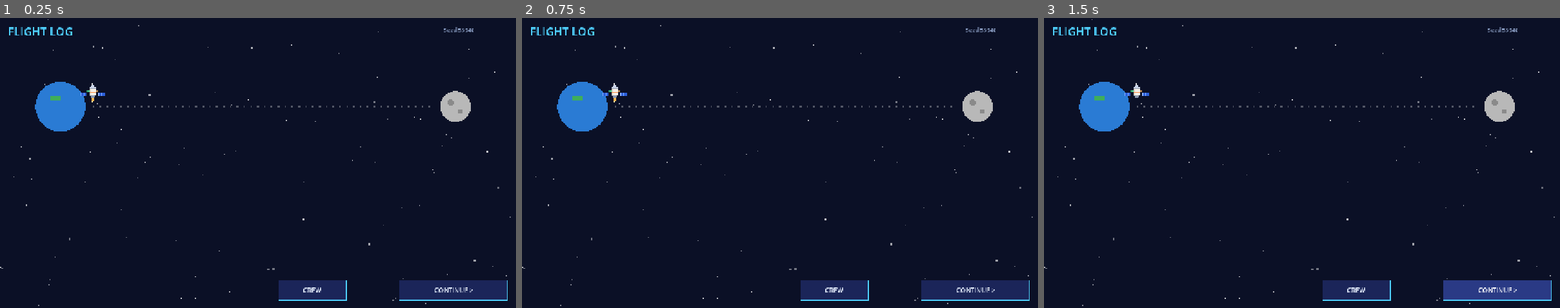
Above: before the commit, frames 1-3 (left to right).
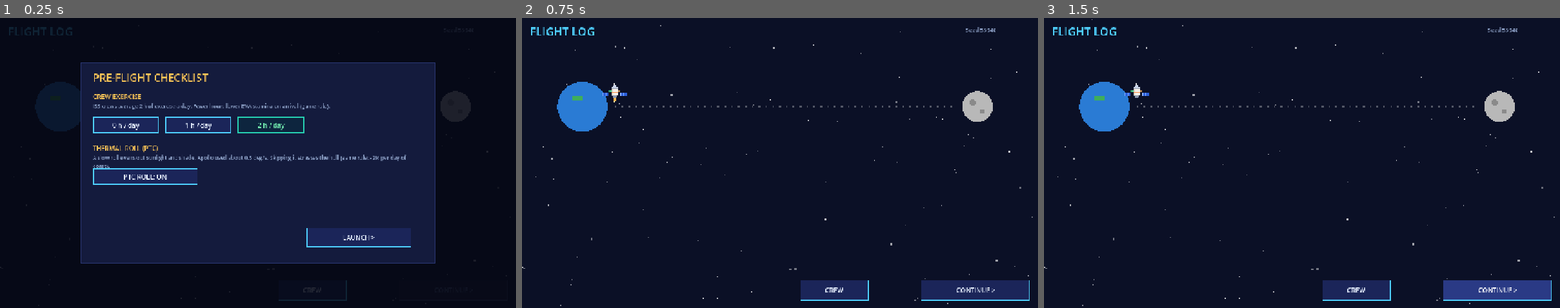
Above: after the commit, the same moments.

Repository: naphatfourt53-crypto/OG-frontier
Game: Godot game, scene res://scenes/flight.tscn
The game is run twice, just before and just after one commit, with the same random seed, the same clock (stepped at 60 frames per second) and the same inputs. This scene is started directly instead of the project's main scene. Sound files missing from this copy of the repository are replaced by a short silence.
Inputs (mouse positions are in pixels of both pictures, inside the frame that each line leads up to):
- Up to frame 1 (0.25 s): no input
- Up to frame 2 (0.75 s): click (883, 238) at 0.5 s, where only the run after the commit has a clickable "LAUNCH >"
- Up to frame 3 (1.5 s): click "CONTINUE >" at 1.25 s

The runs differ from the first frame. In frame 1, 11% of the frame differs, in the area x 0-99%, y 0-100%; in frame 2, nothing differs; in frame 3, nothing differs.
Error before the commit: Invalid access to property or key 'step' on a base object of type 'Dictionary'. (res://scripts/flight.gd:54)
Error after the commit: Invalid access to property or key 'day' on a base object of type 'Dictionary'. (res://scripts/flight.gd:284)

Commit message:
feat(flight): T17 nav/burn/roll/schedule screens + mars comms timer
- pre-flight checklist on a fresh run: crew exercise hours (0/1/2) and
  the PTC thermal roll toggle, both backed by GameState setters
- nav sighting minigame: drifting target, hold cursor inside for the
  6 s window; accuracy shrinks the midcourse dv error
- midcourse burn: hold SPACE/mouse for the 3 s nominal burn; releasing
  early or overshooting leaves a dv penalty for the next leg
- tag lines: Real basis Apollo 11 / Game rule on every activity screen
- Mars-class missions get a delayed-comms countdown on events; timeout
  auto-picks choice 0 with a note
- morale-gated choices render disabled with 'needs crew morale'
- screenshots 19-21 for the new overlays (21 shots total)

Diff:
--- a/scripts/flight.gd
+++ b/scripts/flight.gd
@@ -7,6 +7,7 @@
 var crew_btn: Button
 var event_box: Control
 var crew_box: Control
+var activity_box: Control
 var hud: Control
 var ship_t: float = 0.0
 var ship_target: float = 0.0
@@ -15,6 +16,25 @@
 var launch_anim: float = 1.2
 var event_open: bool = false
 var crew_msg: String = "Choose one activity. Each one spends a full day of supplies."
+# T17 in-transit activities
+var nav_active: bool = false
+var nav_elapsed: float = 0.0
+var nav_inside: float = 0.0
+var nav_center: Vector2 = Vector2(640, 300)
+var nav_dot: ColorRect
+var nav_bar: ColorRect
+var nav_status: Label
+var burn_active: bool = false
+var burn_held: float = 0.0
+var burn_was_holding: bool = false
+var burn_bar: ColorRect
+var burn_status: Label
+var launch_open: bool = false
+var comms_left: float = -1.0
+var comms_timed_out: bool = false
+var comms_label: Label
+
+const NAV_RADIUS := 48.0
 
 func build() -> void:
 	star_seed = 51
@@ -37,6 +57,11 @@
 	crew_box.mouse_filter = Control.MOUSE_FILTER_IGNORE
 	crew_box.visible = false
 	add_child(crew_box)
+	activity_box = Control.new()
+	activity_box.size = Vector2(1280, 720)
+	activity_box.mouse_filter = Control.MOUSE_FILTER_IGNORE
+	activity_box.visible = false
+	add_child(activity_box)
 	Pix.lbl(ui, "FLIGHT LOG", Vector2(20, 14), Vector2(500, 36), 28, Pix.EDGE)
 	Pix.lbl(ui, "Seed %d" % GameState.seed_value, Vector2(1100, 20), Vector2(160, 24), 14, Pix.DIM)
 	log_label = Pix.lbl(ui, "", Vector2(20, 330), Vector2(1240, 300), 15, Pix.TEXT)
@@ -47,17 +72,15 @@
 	ship_t = ship_target
 	update_hud()
 	show_log()
-	if int(GameState.run.get("step", 0)) == 0:
+	if int(GameState.run.get("plan_i", 0)) == 0:
 		Sfx.play("launch")
+		open_schedule()
 
 func set_progress() -> void:
-	var s: int = int(GameState.run["step"])
-	if s <= 5:
-		ship_target = float(s) / 5.0
-	elif s <= 8:
-		ship_target = 1.0
-	else:
-		ship_target = 1.0 - float(s - 8) / 4.0
+	var plan: Array = GameState.run.get("plan", [])
+	if plan.is_empty():
+		return
+	ship_target = clampf(float(GameState.run.get("plan_i", 0)) / float(plan.size()), 0.0, 1.0)
 
 func _process(delta: float) -> void:
 	ship_t = move_toward(ship_t, ship_target, delta * 0.35)
@@ -67,7 +90,175 @@
 		position = Vector2(randf_range(-shake, shake), randf_range(-shake, shake))
 	elif position != Vector2.ZERO:
 		position = Vector2.ZERO
+	if nav_active:
+		_process_nav(delta)
+	if burn_active:
+		_process_burn(delta)
+	if comms_left >= 0.0:
+		_process_comms(delta)
 	queue_redraw()
+
+# ---------- T17 in-transit activities ----------
+
+func _process_nav(delta: float) -> void:
+	nav_elapsed += delta
+	nav_center = Vector2(640.0 + sin(nav_elapsed * 2.1) * 120.0, 300.0 + cos(nav_elapsed * 1.7) * 70.0)
+	if get_global_mouse_position().distance_to(nav_center) < NAV_RADIUS:
+		nav_inside += delta
+	var win := float(GameState.activities()["game"]["transit"]["nav_sighting"]["window_s"])
+	nav_dot.position = nav_center - Vector2(NAV_RADIUS, NAV_RADIUS)
+	nav_bar.size.x = 560.0 * clampf(nav_elapsed / win, 0.0, 1.0)
+	nav_status.text = "Keep the cursor inside the circle.  %.1f / %.0f s" % [minf(nav_elapsed, win), win]
+	if nav_elapsed >= win:
+		nav_active = false
+		var acc := nav_inside / maxf(nav_elapsed, 0.001)
+		_show_activity_result("NAVIGATION SIGHTING", GameState.resolve_nav(acc))
+
+func _process_burn(delta: float) -> void:
+	var holding := Input.is_key_pressed(KEY_SPACE) or Input.is_mouse_button_pressed(MOUSE_BUTTON_LEFT)
+	var hold_s := float(GameState.activities()["game"]["transit"]["midcourse_correction"]["burn_hold_s"])
+	if holding:
+		burn_held += delta
+	burn_bar.size.x = 560.0 * clampf(burn_held / hold_s, 0.0, 1.0)
+	burn_status.text = "Hold SPACE or the mouse button.  %.1f / %.0f s" % [minf(burn_held, hold_s), hold_s]
+	if burn_held >= hold_s:
+		_finish_burn()
+	elif burn_was_holding and not holding and burn_held > 0.0:
+		# Released early: the correction is cut short and the next burn pays for it.
+		_finish_burn()
+	burn_was_holding = holding
+
+func _finish_burn() -> void:
+	burn_active = false
+	var hold_s := float(GameState.activities()["game"]["transit"]["midcourse_correction"]["burn_hold_s"])
+	var frac := clampf(burn_held / hold_s, 0.0, 1.2)
+	_show_activity_result("MIDCOURSE BURN", GameState.resolve_burn(frac))
+
+func _process_comms(delta: float) -> void:
+	comms_left -= delta
+	if comms_label != null:
+		comms_label.text = "Mission control reply in %.0f s - choose before it arrives." % maxf(0.0, comms_left)
+	if comms_left <= 0.0:
+		comms_left = -1.0
+		comms_timed_out = true
+		choose(0)
+
+func _dim_activity() -> void:
+	var dim := ColorRect.new()
+	dim.color = Color(0.02, 0.03, 0.08, 0.86)
+	dim.position = Vector2.ZERO
+	dim.size = Vector2(1280, 720)
+	dim.mouse_filter = Control.MOUSE_FILTER_STOP
+	activity_box.add_child(dim)
+
+func show_nav(idx: int) -> void:
+	event_open = true
+	cont_btn.disabled = true
+	nav_active = true
+	nav_elapsed = 0.0
+	nav_inside = 0.0
+	activity_box.visible = true
+	activity_box.mouse_filter = Control.MOUSE_FILTER_STOP
+	Pix.clear(activity_box)
+	_dim_activity()
+	Pix.panel(activity_box, Vector2(240, 110), Vector2(800, 480))
+	Pix.lbl(activity_box, "NAVIGATION SIGHTING  %d/2" % (idx + 1), Vector2(270, 130), Vector2(740, 36), 26, Pix.WARN)
+	Pix.lbl(activity_box, "Star sighting fixes the ship's position before the midcourse burn.",
+		Vector2(270, 172), Vector2(740, 24), 15, Pix.TEXT)
+	Pix.lbl(activity_box, "Real basis: Apollo 11 navigation sightings (about 6 h and 24 h into the coast). Game rule: 6 s window.",
+		Vector2(270, 200), Vector2(740, 20), 12, Pix.DIM)
+	nav_dot = ColorRect.new()
+	nav_dot.color = Color(0.5, 1.0, 0.8, 0.25)
+	nav_dot.size = Vector2(NAV_RADIUS * 2.0, NAV_RADIUS * 2.0)
+	nav_dot.mouse_filter = Control.MOUSE_FILTER_IGNORE
+	activity_box.add_child(nav_dot)
+	nav_bar = ColorRect.new()
+	nav_bar.color = Color("2a7bd4")
+	nav_bar.position = Vector2(270, 470)
+	nav_bar.size = Vector2(560, 14)
+	nav_bar.mouse_filter = Control.MOUSE_FILTER_IGNORE
+	activity_box.add_child(nav_bar)
+	nav_status = Pix.lbl(activity_box, "", Vector2(270, 496), Vector2(740, 24), 14, Pix.TEXT)
+
+func show_burn() -> void:
+	event_open = true
+	cont_btn.disabled = true
+	burn_active = true
+	burn_held = 0.0
+	burn_was_holding = false
+	activity_box.visible = true
+	activity_box.mouse_filter = Control.MOUSE_FILTER_STOP
+	Pix.clear(activity_box)
+	_dim_activity()
+	Pix.panel(activity_box, Vector2(240, 130), Vector2(800, 440))
+	Pix.lbl(activity_box, "MIDCOURSE BURN", Vector2(270, 150), Vector2(740, 36), 26, Pix.WARN)
+	Pix.lbl(activity_box, "Nominal correction: 6.37 m/s. Hold the button for the full burn - cutting it short leaves the next burn to make up the difference.",
+		Vector2(270, 192), Vector2(740, 44), 15, Pix.TEXT)
+	Pix.lbl(activity_box, "Real basis: Apollo 11 midcourse correction (20.9 ft/s). Game rule: 3 s hold.",
+		Vector2(270, 236), Vector2(740, 20), 12, Pix.DIM)
+	burn_bar = ColorRect.new()
+	burn_bar.color = Color("ff8a3d")
+	burn_bar.position = Vector2(270, 400)
+	burn_bar.size = Vector2(560, 16)
+	burn_bar.mouse_filter = Control.MOUSE_FILTER_IGNORE
+	activity_box.add_child(burn_bar)
+	burn_status = Pix.lbl(activity_box, "Hold SPACE or the mouse button.", Vector2(270, 430), Vector2(740, 26), 16, Pix.WARN)
+
+func open_schedule() -> void:
+	event_open = true
+	cont_btn.disabled = true
+	launch_open = true
+	activity_box.visible = true
+	activity_box.mouse_filter = Control.MOUSE_FILTER_STOP
+	_render_schedule()
+
+func _render_schedule() -> void:
+	Pix.clear(activity_box)
+	_dim_activity()
+	Pix.panel(activity_box, Vector2(200, 110), Vector2(880, 500))
+	Pix.lbl(activity_box, "PRE-FLIGHT CHECKLIST", Vector2(230, 130), Vector2(820, 36), 26, Pix.WARN)
+	Pix.lbl(activity_box, "CREW EXERCISE", Vector2(230, 184), Vector2(400, 24), 16, Pix.WARN)
+	Pix.lbl(activity_box, "ISS crews average 2 h of exercise a day. Fewer hours lower EVA stamina on arrival (game rule).",
+		Vector2(230, 210), Vector2(820, 30), 13, Pix.DIM)
+	for i in 3:
+		var h: int = i
+		var b := Pix.btn(activity_box, "%d h / day" % h, Vector2(230 + i * 180, 246), Vector2(164, 40), func(): _pick_exercise(h))
+		if int(GameState.run.get("exercise_hours", 2)) == h:
+			b.modulate = Color(0.5, 1.0, 0.7)
+	Pix.lbl(activity_box, "THERMAL ROLL (PTC)", Vector2(230, 312), Vector2(400, 24), 16, Pix.WARN)
+	Pix.lbl(activity_box, "A slow roll evens out sunlight and shade. Apollo used about 0.3 deg/s. Skipping it stresses the hull (game rule: -2% per day of coast).",
+		Vector2(230, 338), Vector2(820, 30), 13, Pix.DIM)
+	Pix.btn(activity_box, _roll_label(), Vector2(230, 374), Vector2(260, 40), func():
+		GameState.set_thermal_roll(not bool(GameState.run.get("roll_on", true)))
+		_render_schedule())
+	Pix.btn(activity_box, "LAUNCH >", Vector2(760, 520), Vector2(260, 50), close_activity)
+
+func _pick_exercise(h: int) -> void:
+	GameState.set_exercise_hours(h)
+	_render_schedule()
+
+func _roll_label() -> String:
+	return "PTC ROLL: ON" if bool(GameState.run.get("roll_on", true)) else "PTC ROLL: OFF"
+
+func _show_activity_result(title: String, text: String) -> void:
+	Pix.clear(activity_box)
+	_dim_activity()
+	Pix.panel(activity_box, Vector2(240, 160), Vector2(800, 360))
+	Pix.lbl(activity_box, title, Vector2(270, 176), Vector2(740, 36), 26, Pix.WARN)
+	Pix.lbl(activity_box, text, Vector2(270, 232), Vector2(740, 140), 17, Pix.TEXT)
+	Pix.btn(activity_box, "OK", Vector2(270, 400), Vector2(220, 50), close_activity)
+
+func close_activity() -> void:
+	nav_active = false
+	burn_active = false
+	launch_open = false
+	event_open = false
+	Pix.clear(activity_box)
+	activity_box.visible = false
+	activity_box.mouse_filter = Control.MOUSE_FILTER_IGNORE
+	cont_btn.disabled = false
+	update_hud()
+	show_log()
 
 func draw_extra() -> void:
 	# Earth (left) and Moon (right), dotted path, ship marker
@@ -122,6 +313,10 @@
 	match res["kind"]:
 		"explore":
 			go("explore")
+		"nav":
+			show_nav(int(res["idx"]))
+		"burn":
+			show_burn()
 		"event":
 			show_event(res["event"])
 		"end":
@@ -203,6 +398,8 @@
 func show_event(ev: Dictionary) -> void:
 	cont_btn.disabled = true
 	event_open = true
+	comms_timed_out = false
+	comms_left = -1.0
 	Pix.clear(event_box)
 	event_box.mouse_filter = Control.MOUSE_FILTER_STOP
 	_dim_event_box()
@@ -210,15 +407,26 @@
 	Pix.lbl(event_box, "! " + String(ev["title"]), Vector2(270, 145), Vector2(740, 36), 28, Pix.WARN)
 	var body := Pix.lbl(event_box, String(ev["text"]), Vector2(270, 195), Vector2(740, 80), 18, Pix.TEXT)
 	_type_in(body)
+	if String(GameState.mission(String(GameState.run["mission"])).get("class", "")) == "mars":
+		comms_left = float(GameState.activities()["game"]["transit"]["delayed_comms_event"]["decision_time_s"])
+		comms_label = Pix.lbl(event_box, "Mission control reply in %.0f s - choose before it arrives." % comms_left,
+			Vector2(270, 282), Vector2(740, 18), 13, Pix.WARN)
 	var i := 0
 	for ch in ev["choices"]:
 		var idx := i
-		Pix.btn(event_box, String(ch["label"]), Vector2(270, 300 + i * 70), Vector2(740, 56), func(): choose(idx))
+		var btn := Pix.btn(event_box, String(ch["label"]), Vector2(270, 300 + i * 70), Vector2(740, 56), func(): choose(idx))
+		if ch.has("min_morale") and int(GameState.run.get("morale", 0)) < int(ch["min_morale"]):
+			btn.disabled = true
+			btn.text += "  (needs crew morale)"
 		i += 1
 
 func choose(i: int) -> void:
+	comms_left = -1.0
 	var hull_before: float = float(GameState.run["hull"])
-	var result := GameState.apply_choice(i)
+	var result: String = GameState.apply_choice(i)
+	if comms_timed_out:
+		comms_timed_out = false
+		result += "  (no reply from Earth in time)"
 	if float(GameState.run["hull"]) < hull_before - 0.01:
 		shake = 12.0
 		Sfx.play("damage")
@@ -258,7 +466,8 @@
 	tw.tween_callback(func(): layer.queue_free())
 
 func _unhandled_input(event: InputEvent) -> void:
-	if event.is_action_pressed("ui_accept") and not cont_btn.disabled and not event_open:
+	if event.is_action_pressed("ui_accept") and not cont_btn.disabled and not event_open \
+			and not nav_active and not burn_active and not launch_open:
 		get_viewport().set_input_as_handled()
 		on_continue()
 	else:
--- a/tools/screenshots.gd
+++ b/tools/screenshots.gd
@@ -52,7 +52,12 @@
 	while guard < 40:
 		res = gs.advance()
 		guard += 1
-		if res.get("kind", "") == "event" or res.get("kind", "") == "end":
+		var kind := String(res.get("kind", ""))
+		if kind == "nav":
+			gs.resolve_nav(1.0)
+		elif kind == "burn":
+			gs.resolve_burn(1.0)
+		elif kind == "event" or kind == "end":
 			break
 	var flight = await _open("flight")
 	await _capture("05_flight")
@@ -64,6 +69,22 @@
 		await create_timer(0.75).timeout
 		await _capture("07_event_result")
 	await _close(flight)
+
+	# T17 in-transit activity overlays (the run is mid-plan; the screens are pure UI).
+	var flight_act = await _open("flight")
+	flight_act.show_nav(0)
+	await _frames(2)
+	await _capture("19_nav_sighting")
+	flight_act.close_activity()
+	flight_act.show_burn()
+	await _frames(2)
+	await _capture("20_midcourse_burn")
+	flight_act.close_activity()
+	flight_act.open_schedule()
+	await _frames(2)
+	await _capture("21_schedule")
+	flight_act.close_activity()
+	await _close(flight_act)
 
 	# Run to the EVA, screenshot it, then finish the mission and show the report.
 	guard = 0
@@ -120,6 +141,7 @@
 	gs.load_sample_design()
 	gs.start_run("moon")
 	var flight2 = await _open("flight")
+	flight2.close_activity()  # the pre-flight checklist auto-opens on a fresh run
 	flight2.open_crew()
 	await _frames(2)
 	await _capture("18_crew")
